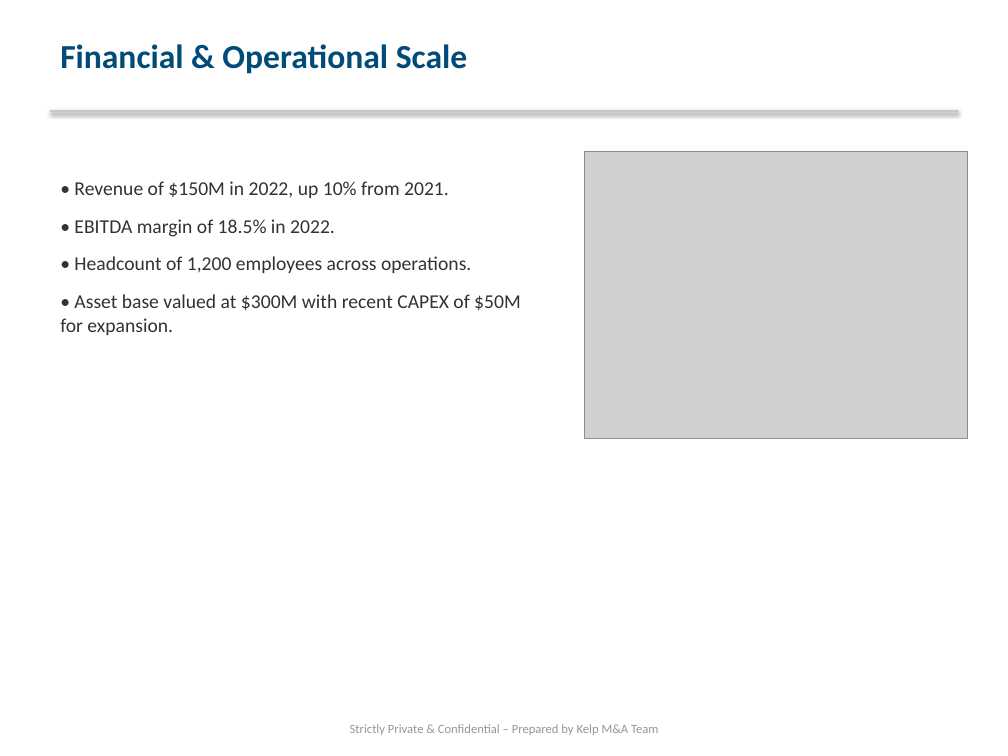
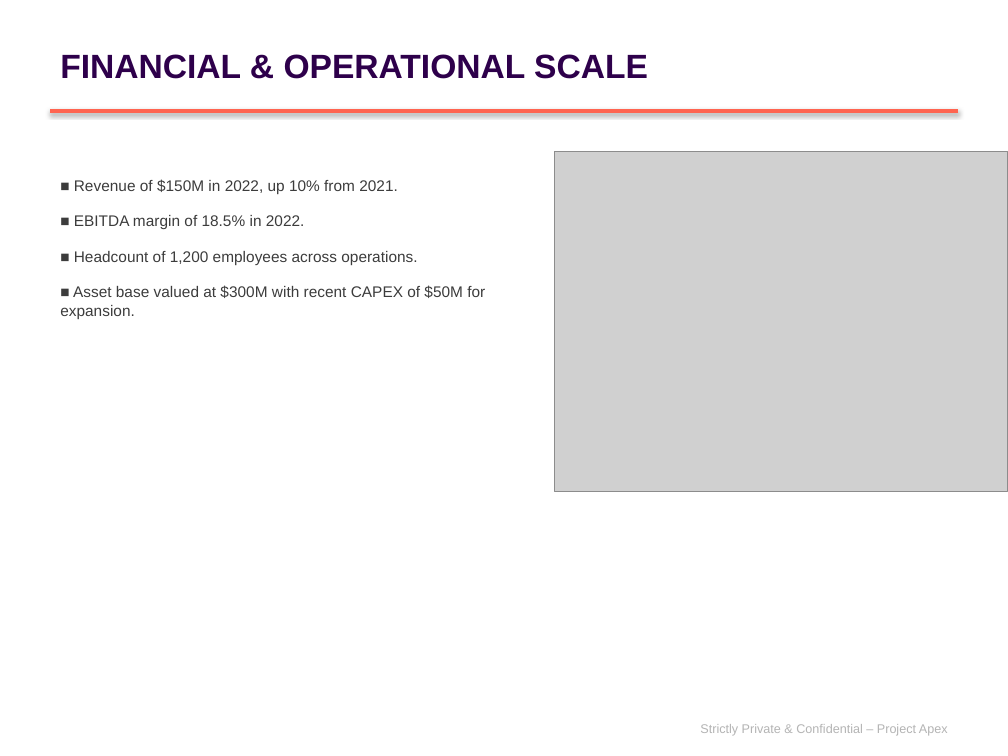
Before and after one commit to PiyushiAnand/Doc_to_PPT, a slide deck: slide 3 of Blind_Teaser_Final.pptx (slide 2 before the commit). Drawn at 1008x756 pixels with LibreOffice and Linux fonts; fonts in the diff are those of the drawing; grey boxes stand for pictures. Boxes give left, top, right and bottom in pixels: in the first picture for what was removed or moved away, otherwise in the second. Text is boxed around its words. In the diff, an @@ line names an element or a change of style, - is before the commit and + after.

```diff
--- a/Blind_Teaser_Final.pptx
+++ b/Blind_Teaser_Final.pptx
@@ text at [60,54,648,79]: text changed; font Calibri to Arial; text colour #004B78 to #2E004B @@
-Financial & Operational Scale
+FINANCIAL & OPERATIONAL SCALE
@@ line (50, 111) - (958, 111): stroke #C8C8C8 1.5 pt to #FF6450 3 pt @@
@@ text at [60,179,485,319]: text changed; size 14 to 11 pt; font Calibri to Arial; text colour #323232 to #3C3C3C @@
-• Revenue of $150M in 2022, up 10% from 2021.
-• EBITDA margin of 18.5% in 2022.
-• Headcount of 1,200 employees across operations.
-• Asset base valued at $300M with recent CAPEX of $50M for expansion.
+■ Revenue of $150M in 2022, up 10% from 2021.
+■ EBITDA margin of 18.5% in 2022.
+■ Headcount of 1,200 employees across operations.
+■ Asset base valued at $300M with recent CAPEX of $50M for expansion.
@@ picture: place and size @@
-picture at [585,151,968,438]
+picture at [554,151,1008,492]
@@ text at [700,724,948,736]: text changed; font Calibri to Arial; text colour #969696 to #B4B4B4 @@
-Strictly Private & Confidential – Prepared by Kelp M&A Team
+Strictly Private & Confidential – Project Apex
```
Also in this commit, not shown: 2 other slides changed, 1 slide added, 4 other files.
